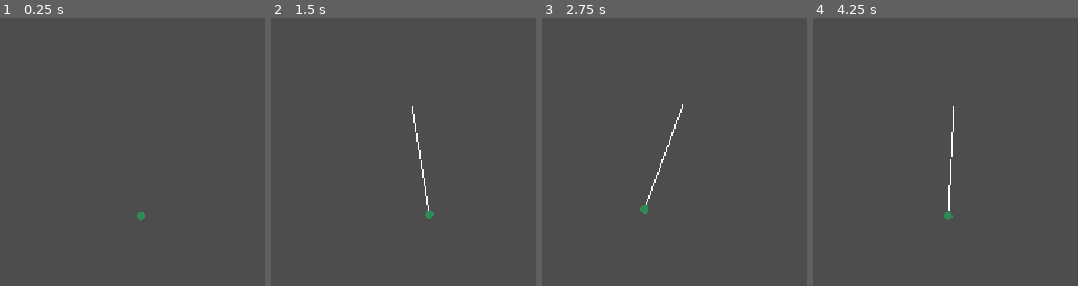
Above: before the commit, frames 1-4 (left to right).
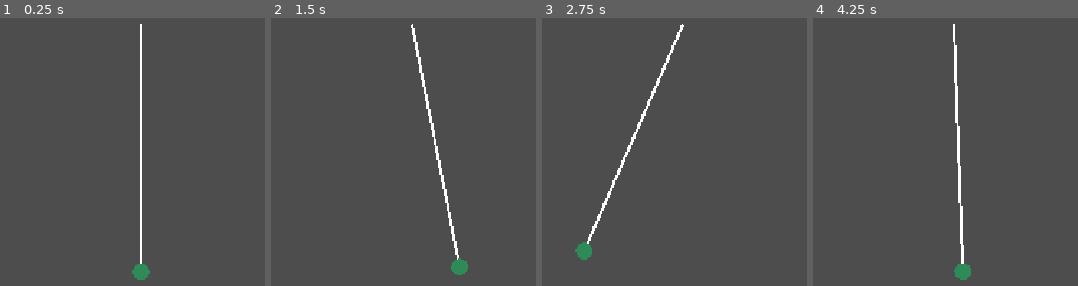
Above: after the commit, the same moments.

Repository: madgustoo/sandbox
Game: Godot game, scene res://pendulum.tscn
Two runs of this game, one before a commit and one after it. Both use one fixed random seed, a clock stepped at 60 frames per second and the inputs below. This scene is started directly instead of the project's main scene.
Inputs (mouse positions are in pixels of both pictures, inside the frame that each line leads up to):
- Up to frame 1 (0.25 s): no input
- Up to frame 2 (1.5 s): tap Enter at 0.5 s; move the mouse to (outside the picture) at 0.52 s; hold Right (ui_right) from 0.53 s (still down); click (outside the picture) at 0.6 s; move the mouse to (outside the picture) at 1.27 s; click (outside the picture) at 1.35 s
- Up to frame 3 (2.75 s): move the mouse to (outside the picture) at 2.02 s; release Right (ui_right) at 2.03 s; hold Left (ui_left) from 2.03 s (still down); click (outside the picture) at 2.1 s
- Up to frame 4 (4.25 s): move the mouse to (913, 194) at 2.77 s; release Left (ui_left) at 2.78 s; hold Right (ui_right) from 2.78 s (still down); click (913, 194) at 2.85 s; move the mouse to (outside the picture) at 3.52 s; click (outside the picture) at 3.6 s

The runs differ from the first frame. In frame 1, 1.0% of the frame differs, in the area x 49-57%, y 2-98%; in frame 2, 1.5%; in frame 3, 1.6%; in frame 4, 1.6%, in the area x 49-60%, y 2-98%.

Commit message:
Update pendulum.tscn

Diff:
--- a/pendulum.tscn
+++ b/pendulum.tscn
@@ -5,8 +5,9 @@
 [node name="Pendulum" type="Node2D" unique_id=1922001521]
 
 [node name="Marker2D" type="Marker2D" parent="." unique_id=1817467122]
+position = Vector2(0, -29)
 script = ExtResource("1_l2p1o")
-end_position = Vector2(0, 80)
+end_position = Vector2(0, 60)
 
 [node name="Camera2D" type="Camera2D" parent="." unique_id=1496240071]
-zoom = Vector2(2, 2)
+zoom = Vector2(4, 4)
